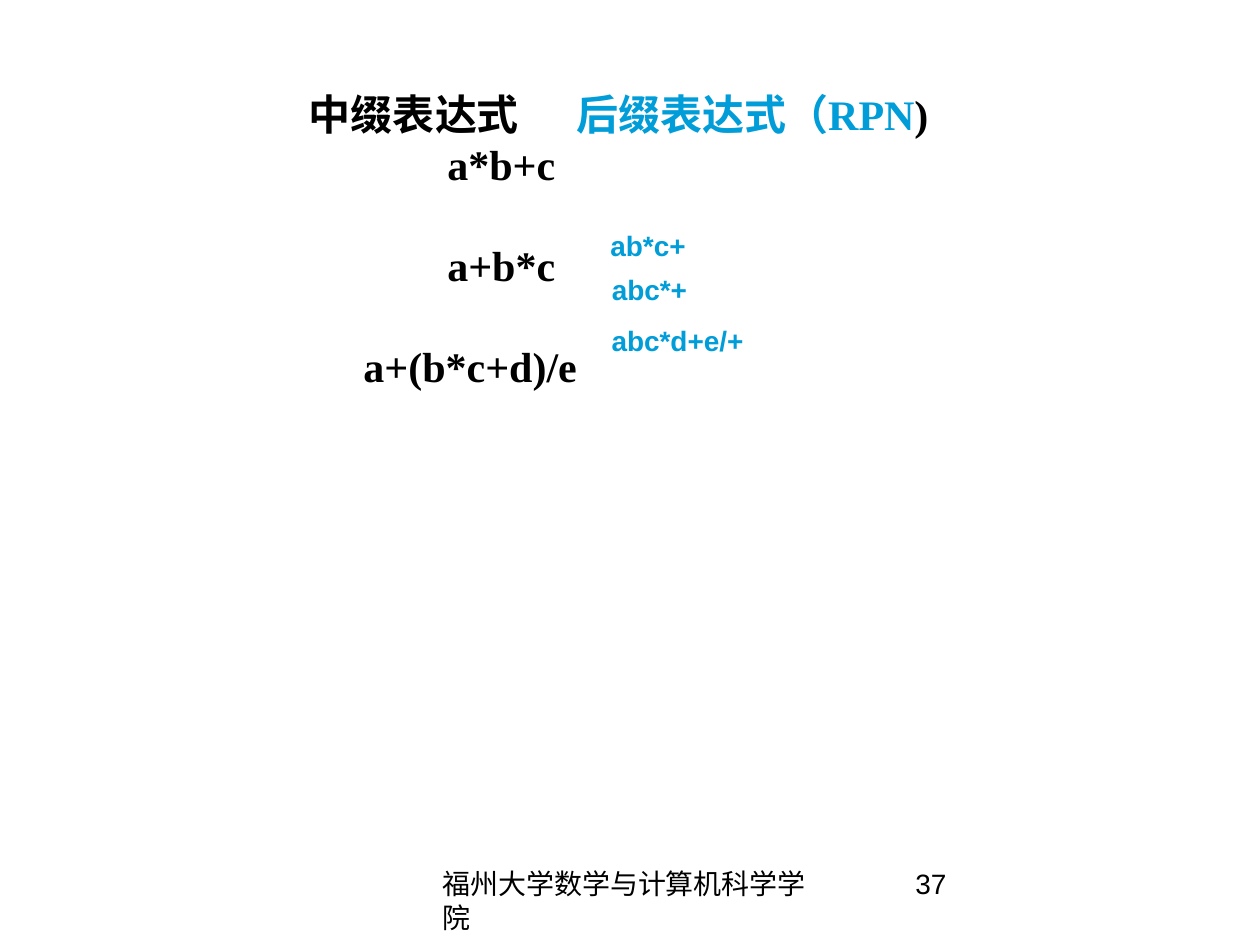
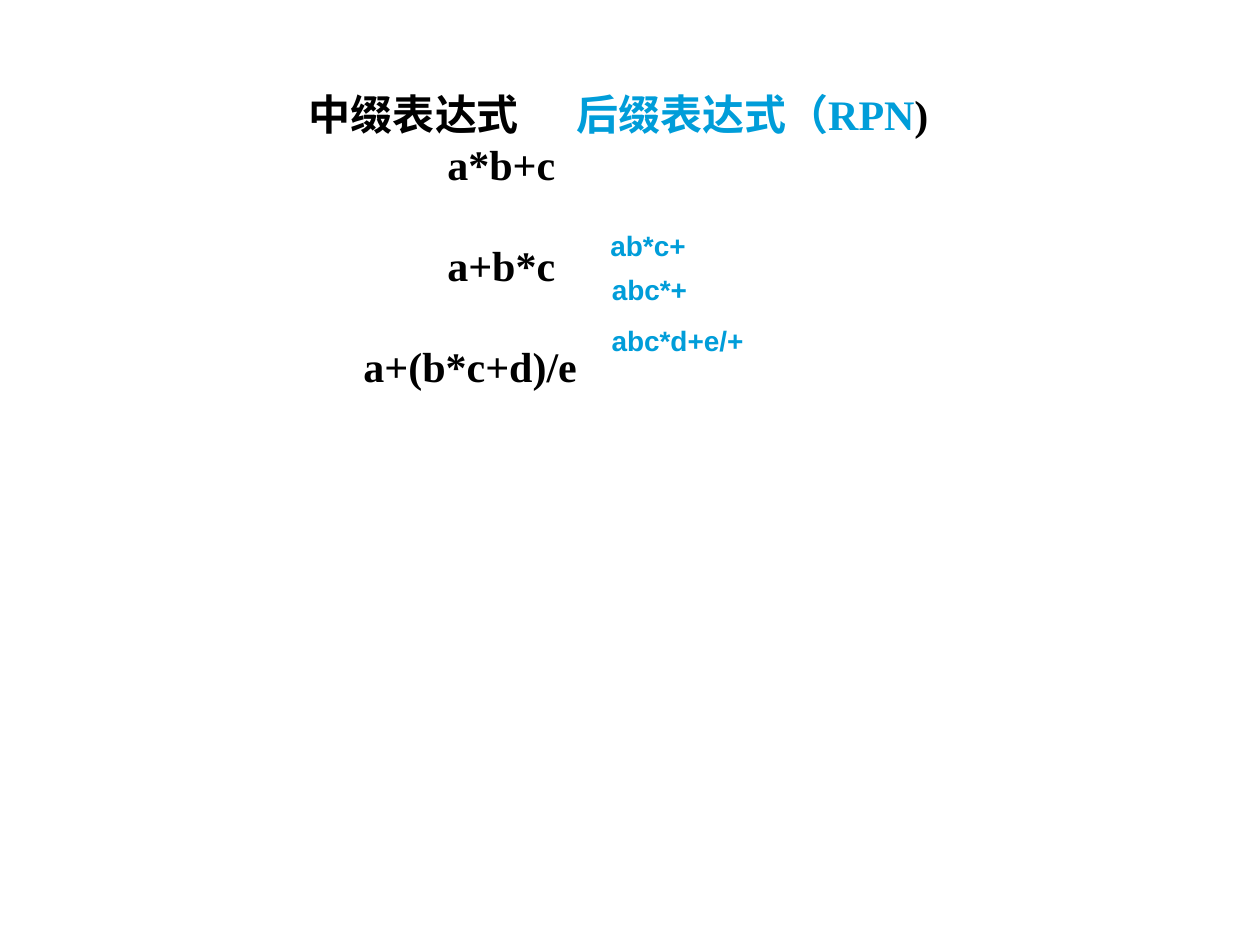
Before and after one commit to basilwang/datastructure, a slide deck: slide 37 of chapter3.ppt. Drawn at 1260x945 pixels with LibreOffice and Linux fonts; fonts in the diff are those of the drawing; background and template pictures are left out. Boxes give left, top, right and bottom in pixels: in the first picture for what was removed or moved away, otherwise in the second. Text is boxed around its words. In the diff, an @@ line names an element or a change of style, - is before the commit and + after.

```diff
--- a/chapter3.ppt
+++ b/chapter3.ppt
@@ text removed at [443,870,806,931] @@
-福州大学数学与计算机科学学院
@@ page number removed at [915,874,946,895] @@
-37
```
Also in this commit, not shown: 3 other slides changed, 15 other files.
